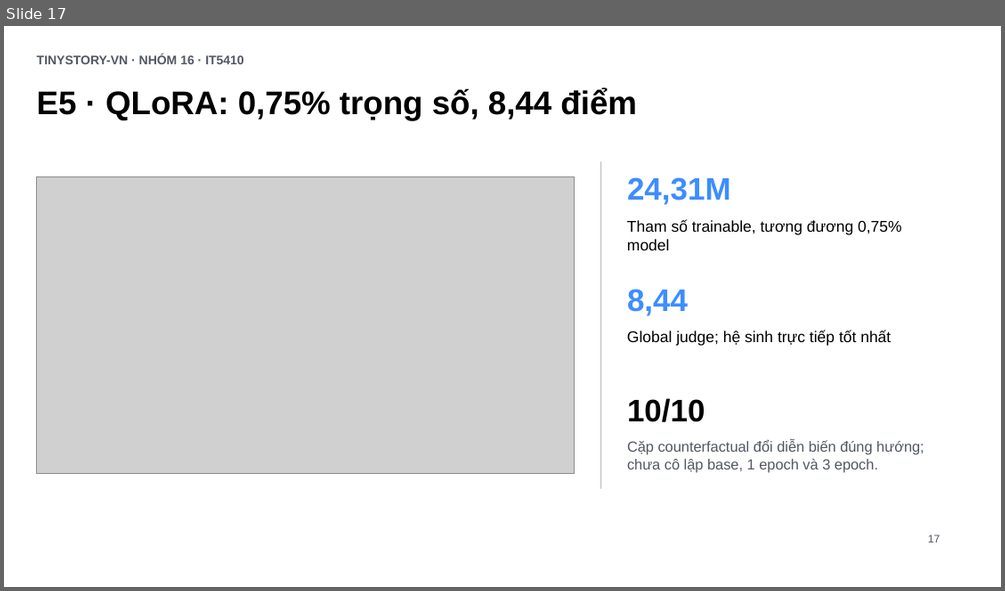
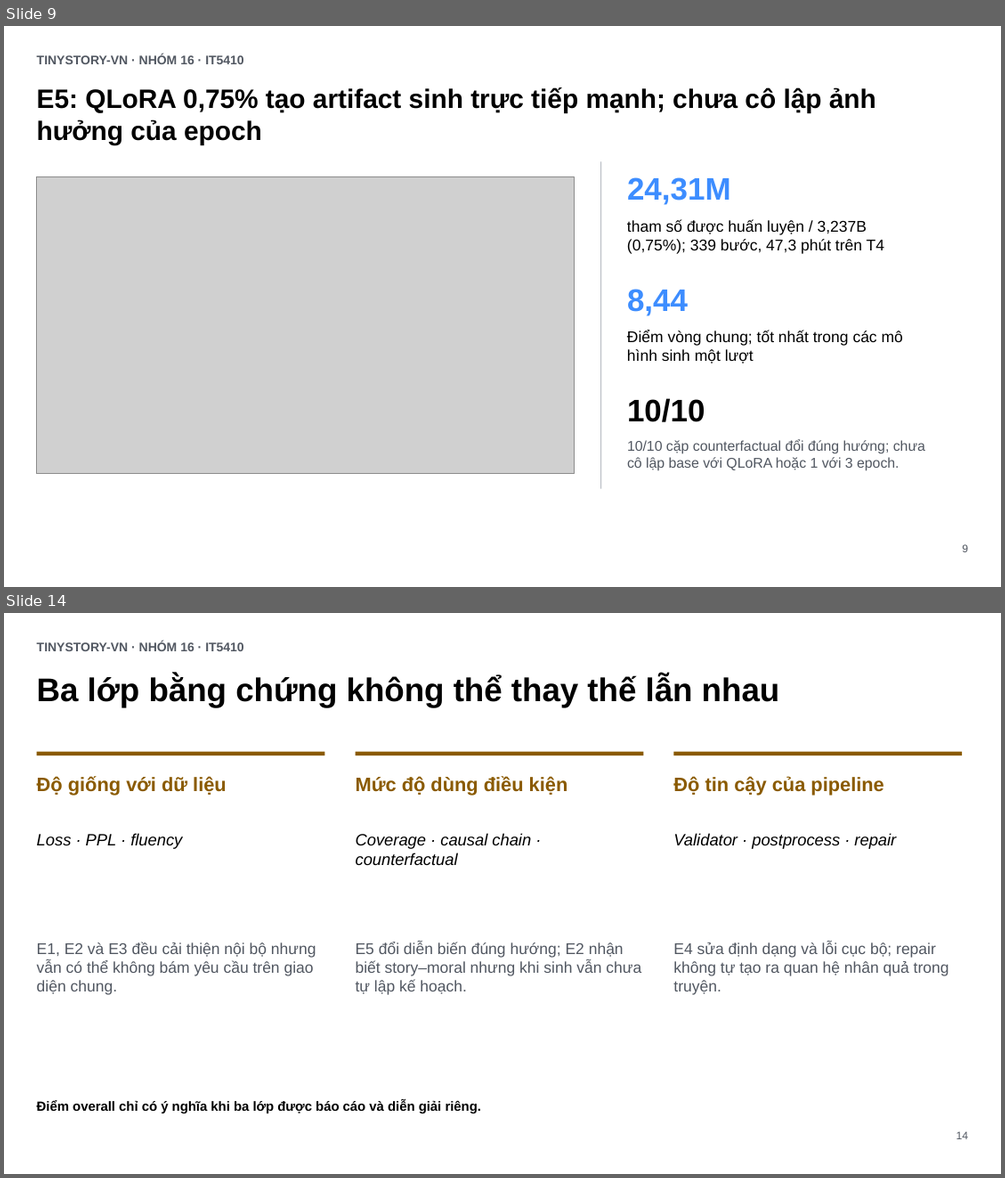
Before and after one commit to tungd/tinystory-vn, a slide deck: output/presentation/tinystory-vn-summary.pptx. Shown one above the other, each under a label of ours: slide 17 before the commit, slides 9 and 14 after it; the slides between them are not shown. The pictures are 1005x591 and 1005x1178 pixels, drawn with LibreOffice and Linux fonts; fonts in the diff are those of the drawing; grey boxes stand for pictures. Boxes give left, top, right and bottom in pixels: in the first picture for what was removed or moved away, otherwise in the second. Text is boxed around its words. In the diff, an @@ line names an element or a change of style, - is before the commit and + after.

```diff
--- a/output/presentation/tinystory-vn-summary.pptx
+++ b/output/presentation/tinystory-vn-summary.pptx
@@ slide 14 added at box(4, 613, 1001, 1174), background #FFFFFF @@
@@ text added at box(37, 641, 243, 651), 12 pt, text #515761, bold @@
+TINYSTORY-VN · NHÓM 16 · IT5410
@@ text added at box(37, 675, 780, 707), 31.5 pt, text #000000, bold @@
+Ba lớp bằng chứng không thể thay thế lẫn nhau
@@ rectangle added at box(37, 751, 324, 755), fill #8A5A00 @@
@@ rectangle added at box(356, 751, 643, 755), fill #8A5A00 @@
@@ rectangle added at box(674, 751, 962, 755), fill #8A5A00 @@
@@ text added at box(37, 776, 226, 795), 18.8 pt, text #8A5A00, bold @@
+Độ giống với dữ liệu
@@ text added at box(356, 776, 568, 795), 18.8 pt, text #8A5A00, bold @@
+Mức độ dùng điều kiện
@@ text added at box(673, 776, 883, 795), 18.8 pt, text #8A5A00, bold @@
+Độ tin cậy của pipeline
@@ text added at box(37, 833, 182, 849), 15.8 pt, text #000000, italic @@
+Loss · PPL · fluency
@@ text added at box(356, 833, 531, 865), 15.8 pt, text #000000, italic @@
+Coverage · causal chain · counterfactual
@@ text added at box(673, 833, 896, 849), 15.8 pt, text #000000, italic @@
+Validator · postprocess · repair
@@ text added at box(37, 941, 316, 995), 15 pt, text #515761 @@
+E1, E2 và E3 đều cải thiện nội bộ nhưng vẫn có thể không bám yêu cầu trên giao diện chung.
@@ text added at box(356, 941, 641, 995), 15 pt, text #515761 @@
+E5 đổi diễn biến đúng hướng; E2 nhận biết story–moral nhưng khi sinh vẫn chưa tự lập kế hoạch.
@@ text added at box(673, 941, 949, 995), 15 pt, text #515761 @@
+E4 sửa định dạng và lỗi cục bộ; repair không tự tạo ra quan hệ nhân quả trong truyện.
@@ text added at box(37, 1100, 481, 1113), 12.8 pt, text #000000, bold @@
+Điểm overall chỉ có ý nghĩa khi ba lớp được báo cáo và diễn giải riêng.
@@ text added at box(956, 1131, 969, 1139), 10.5 pt, text #515761 @@
+14
@@ what was slide 17 is now slide 9 @@
@@ slide 9 changed as well @@
@@ text at box(37, 87, 876, 145): text changed; size 31.5 to 25.6 pt @@
-E5 · QLoRA: 0,75% trọng số, 8,44 điểm
+E5: QLoRA 0,75% tạo artifact sinh trực tiếp mạnh; chưa cô lập ảnh hưởng của epoch
@@ text at box(627, 219, 884, 254): text changed @@
-Tham số trainable, tương đương 0,75% model
+tham số được huấn luyện / 3,237B (0,75%); 339 bước, 47,3 phút trên T4
@@ text at box(627, 329, 903, 363): text changed @@
-Global judge; hệ sinh trực tiếp tốt nhất
+Điểm vòng chung; tốt nhất trong các mô hình sinh một lượt
@@ text at box(627, 439, 925, 471): text changed; size 14.1 to 13.6 pt @@
-Cặp counterfactual đổi diễn biến đúng hướng; chưa cô lập base, 1 epoch và 3 epoch.
+10/10 cặp counterfactual đổi đúng hướng; chưa cô lập base với QLoRA hoặc 1 với 3 epoch.
@@ text at box(962, 544, 968, 552): text changed @@
-17
+9
```
Also in this commit, not shown: 5 other slides changed, 8 other slides added, 12 slides removed, 5 other files.
